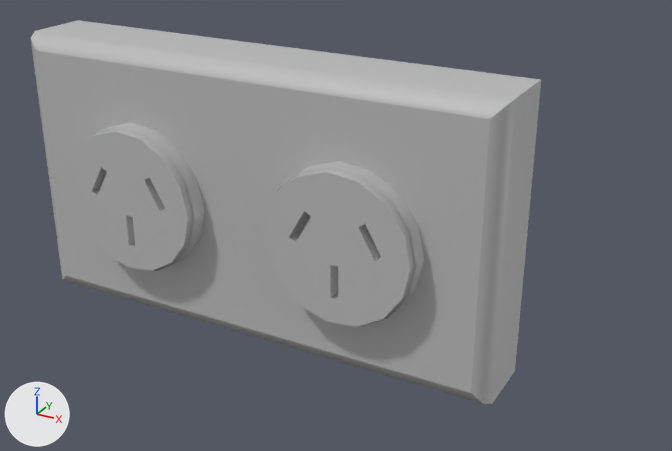
An edit to the FBX model Assets/NewNick/GOLD things/Props/SM_Wall_Socket.fbx, drawn before and after from the same camera.
The view is the same before and after, from a 50 mm lens placed at (0.812, -1.199, 0.588), pointed at (0.138, 0.025, -0.024). Every picture has the same lights, and +X, +Y and +Z are marked at lower left. Where no turn or scale is listed for an object, it has been applied to the vertices.

The first picture shows 'SM_Wall_Socket'.
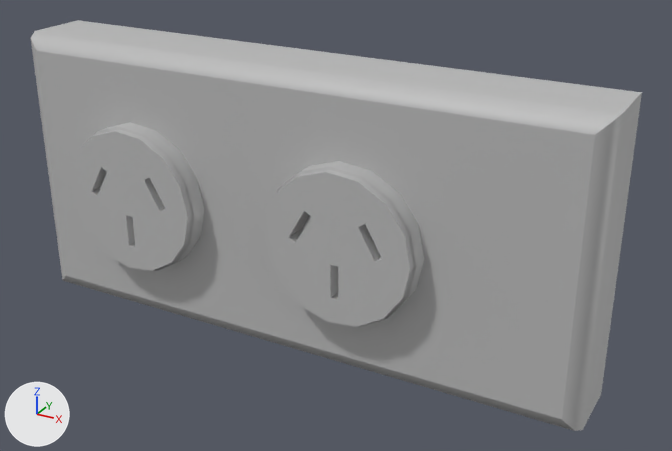
Location of each change, [x1, y1, x2, y2] in pixels of the pictures (672 x 451 px):
'SM_Wall_Socket', reshaped (20% wider, 7% taller)
    before: [31, 20, 541, 404]
    after: [31, 20, 642, 431]

Patch to the scene script:
```diff
--- a/Assets/NewNick/GOLD things/Props/SM_Wall_Socket.fbx.py
+++ b/Assets/NewNick/GOLD things/Props/SM_Wall_Socket.fbx.py
@@ me_mesh @@
 me_mesh.from_pydata(...)  # 206 vertices, 191 faces; spans x -0.44..0.44, y -0.087..0.087, z -0.244..0.244
 # used by ob_sm_wall_socket; location = (0.0, 0.0, 0.0)
 # before: 190 (0.44, 0.087, 0.244) at pixel (541, 79), 192 (0.44, 0.087, -0.244) at pixel (515, 370), 194 (0.44, -0.02, 0.244) at pixel (516, 97), 195 (0.432, -0.039, 0.236) at pixel (506, 106), 196 (0.413, -0.047, 0.217) at pixel (489, 119)
 # before: 200 (0.413, -0.047, -0.217) at pixel (470, 392), 201 (0.432, -0.039, -0.236) at pixel (483, 403), 202 (0.44, -0.02, -0.244) at pixel (492, 403)
+# me_mesh part 1
+for i in [190, 192, 194, 195, 196, 200, 201, 202]: me_mesh.vertices[i].co += Vector((0.141, 0.0, 0.0))
 me_mesh.materials.append(mat_t_plugs)
```
